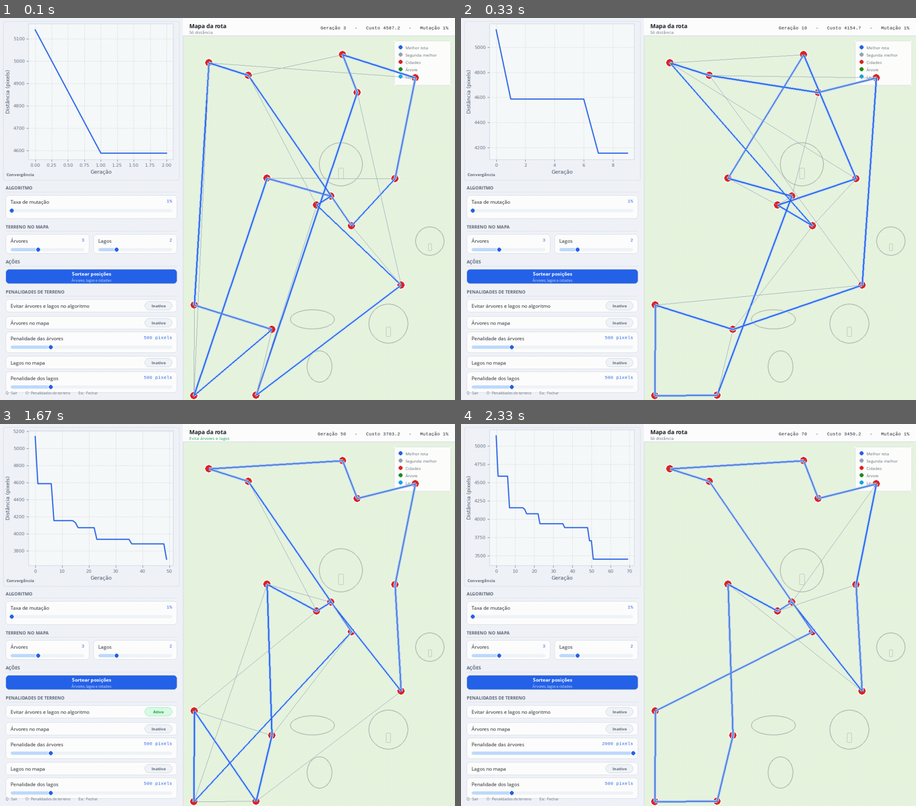
Above: before the commit, frames 1-4 (two rows, left to right).
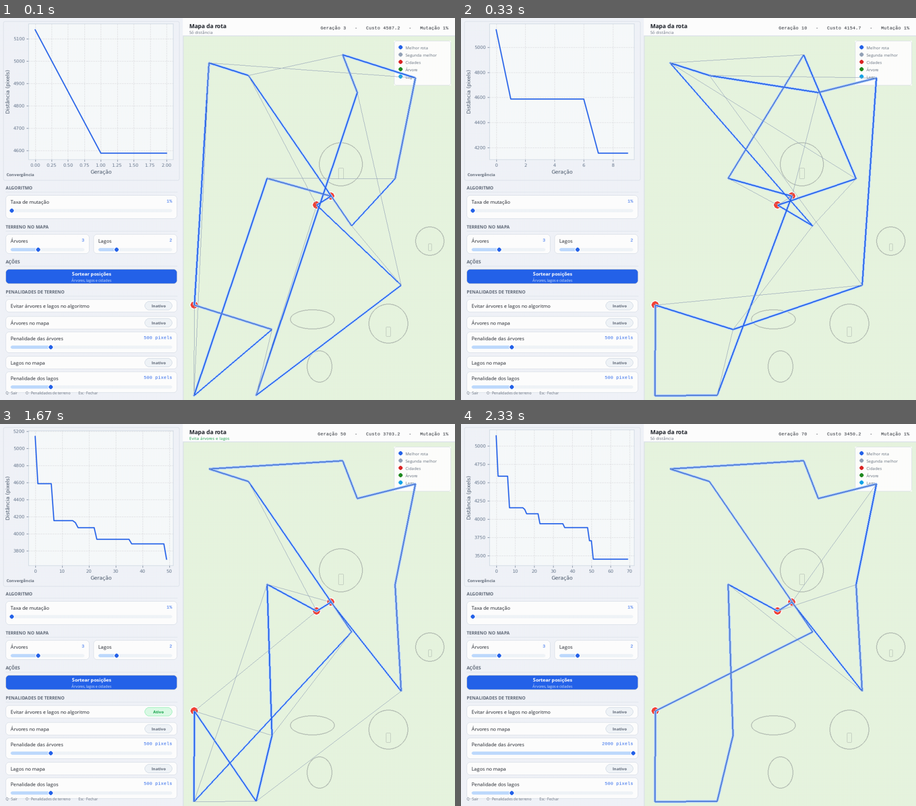
Above: after the commit, the same moments.

Repository: edvansanchoo/genetic_algorithm_tsp-main
Game: pygame game, started from main.py
Same seed, same stepped clock (60 frames per second), same inputs: the game is played once before the commit and once after it.
Inputs (mouse positions are in pixels of both pictures, inside the frame that each line leads up to):
- Up to frame 1 (0.1 s): no input
- Up to frame 2 (0.33 s): no input
- Up to frame 3 (1.67 s): press the mouse at (91, 710) at 1.37 s; move the mouse to (127, 622) at 1.47 s; release the mouse at (163, 534) at 1.6 s
- Up to frame 4 (2.33 s): press the mouse at (552, 748) at 1.7 s; move the mouse to (606, 691) at 1.8 s; release the mouse at (661, 634) at 1.93 s; press the mouse at (552, 710) at 2.03 s; move the mouse to (615, 691) at 2.13 s; release the mouse at (683, 668) at 2.27 s

The runs differ from the first frame. In frame 1, 0.3% of the frame differs, in the area x 41-93%, y 8-100%; in frame 2, 0.3%; in frame 3, 0.3%; in frame 4, 0.3%.

Commit message:
feat: color map nodes by delivery priority
Co-authored-by: Cursor <cursoragent@cursor.com>

Diff:
--- a/traveling_salesman_problem/config/visual_theme.py
+++ b/traveling_salesman_problem/config/visual_theme.py
@@ -57,3 +57,29 @@
 
     font_user_interface = "Segoe UI"
     font_monospace = "Consolas"
+
+
+def priority_to_color(priority: int) -> tuple[int, int, int]:
+    """Interpola verde (1) → amarelo (5) → vermelho (10)."""
+    clamped_priority = max(1, min(10, priority))
+    low_color = (76, 175, 80)
+    mid_color = (255, 193, 7)
+    high_color = (244, 67, 54)
+
+    if clamped_priority <= 5:
+        ratio = (clamped_priority - 1) / 4
+        return _interpolate_color(low_color, mid_color, ratio)
+
+    ratio = (clamped_priority - 5) / 5
+    return _interpolate_color(mid_color, high_color, ratio)
+
+
+def _interpolate_color(
+    start_color: tuple[int, int, int],
+    end_color: tuple[int, int, int],
+    ratio: float,
+) -> tuple[int, int, int]:
+    return tuple(
+        int(start + (end - start) * ratio)
+        for start, end in zip(start_color, end_color)
+    )
--- a/traveling_salesman_problem/visualization/map_renderer.py
+++ b/traveling_salesman_problem/visualization/map_renderer.py
@@ -4,7 +4,7 @@
 
 import pygame
 
-from traveling_salesman_problem.config.visual_theme import VisualTheme
+from traveling_salesman_problem.config.visual_theme import VisualTheme, priority_to_color
 from traveling_salesman_problem.obstacles.models import LakeObstacle, Obstacle, TreeObstacle
 from traveling_salesman_problem.visualization.terrain_drawings import draw_lake, draw_tree
 
@@ -26,17 +26,13 @@
 def draw_cities(
     screen: pygame.Surface,
     city_coordinates: List[CityCoordinate],
-    fill_color: Tuple[int, int, int],
+    priorities: List[int],
     node_radius: int,
 ) -> None:
-    for city in city_coordinates:
+    for city, priority in zip(city_coordinates, priorities):
+        fill_color = priority_to_color(priority)
         pygame.draw.circle(screen, VisualTheme.city_stroke, city, node_radius + 2)
-        pygame.draw.circle(
-            screen,
-            fill_color or VisualTheme.city_fill,
-            city,
-            node_radius,
-        )
+        pygame.draw.circle(screen, fill_color, city, node_radius)
 
 
 def draw_route_paths(
